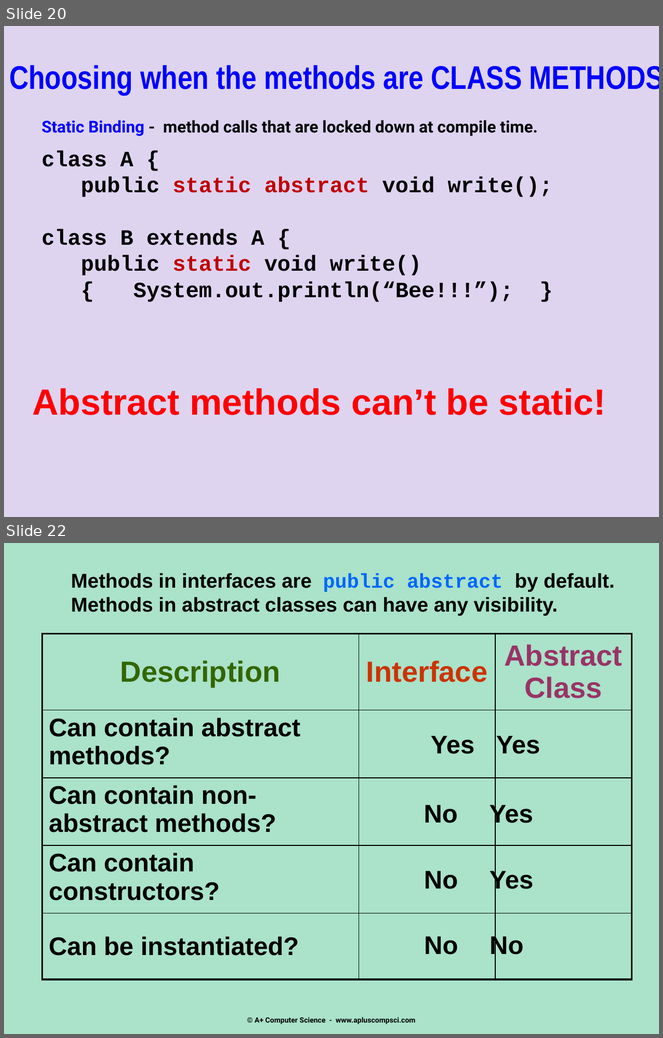
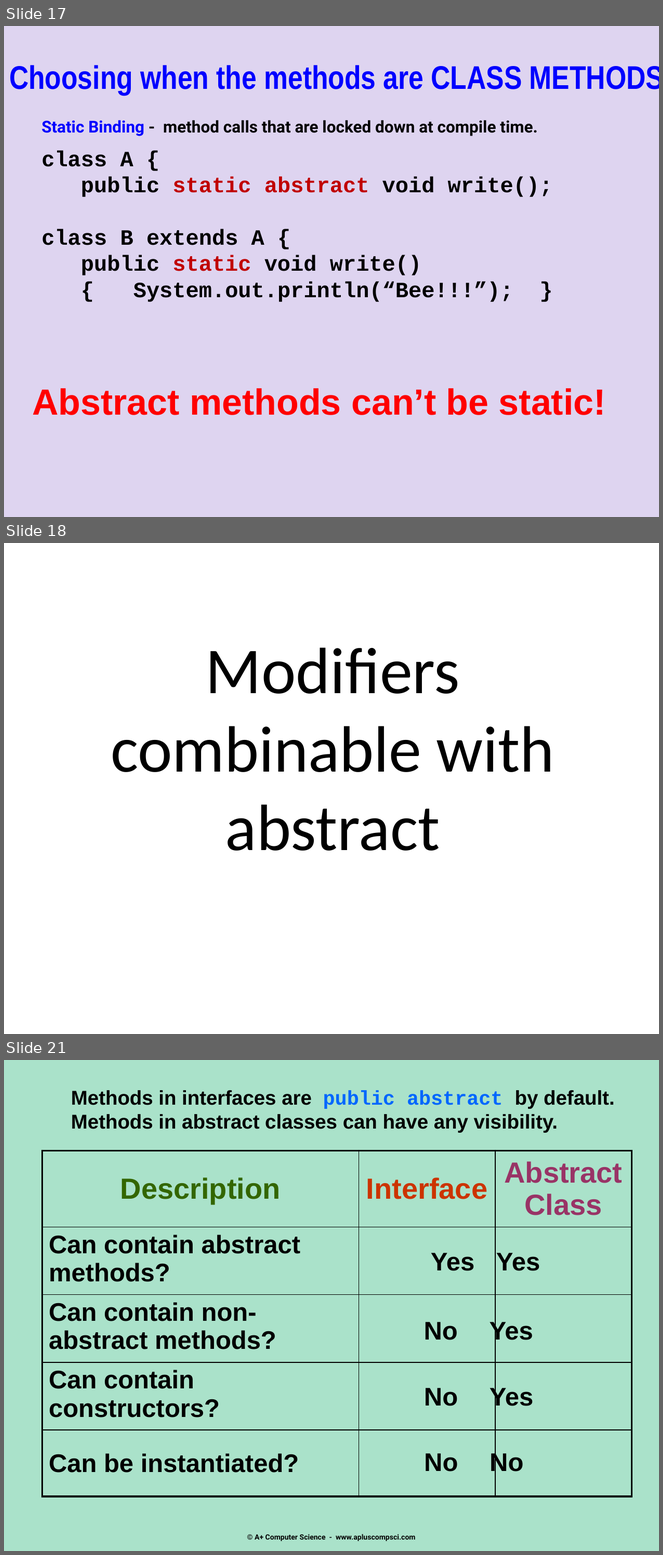
Before and after one commit to Cy-FairCS/cs3, a slide deck: u04b_abstractClasses/notes/_abstract_classes - Day 2.pptx. Shown one above the other, each under a label of ours: slides 20 and 22 before the commit, slides 17, 18 and 21 after it; the slides between them are not shown. The pictures are 663x1038 and 663x1555 pixels, drawn with LibreOffice and Linux fonts; fonts in the diff are those of the drawing. Boxes give left, top, right and bottom in pixels: in the first picture for what was removed or moved away, otherwise in the second. Text is boxed around its words. In the diff, an @@ line names an element or a change of style, - is before the commit and + after.

Commit message:
Update Abstract Classes ppt 2

```diff
--- a/u04b_abstractClasses/notes/_abstract_classes - Day 2.pptx
+++ b/u04b_abstractClasses/notes/_abstract_classes - Day 2.pptx
@@ slide 18 added at [4,543,659,1034], background #FFFFFF @@
@@ title added at [111,648,555,851], 72 pt, text #000000 @@
+Modifiers combinable with abstract
@@ what was slide 20 is now slide 17 @@
@@ what was slide 22 is now slide 21 @@
```
Also in this commit, not shown: 5 slides changed, 4 other slides added, 6 slides removed.
